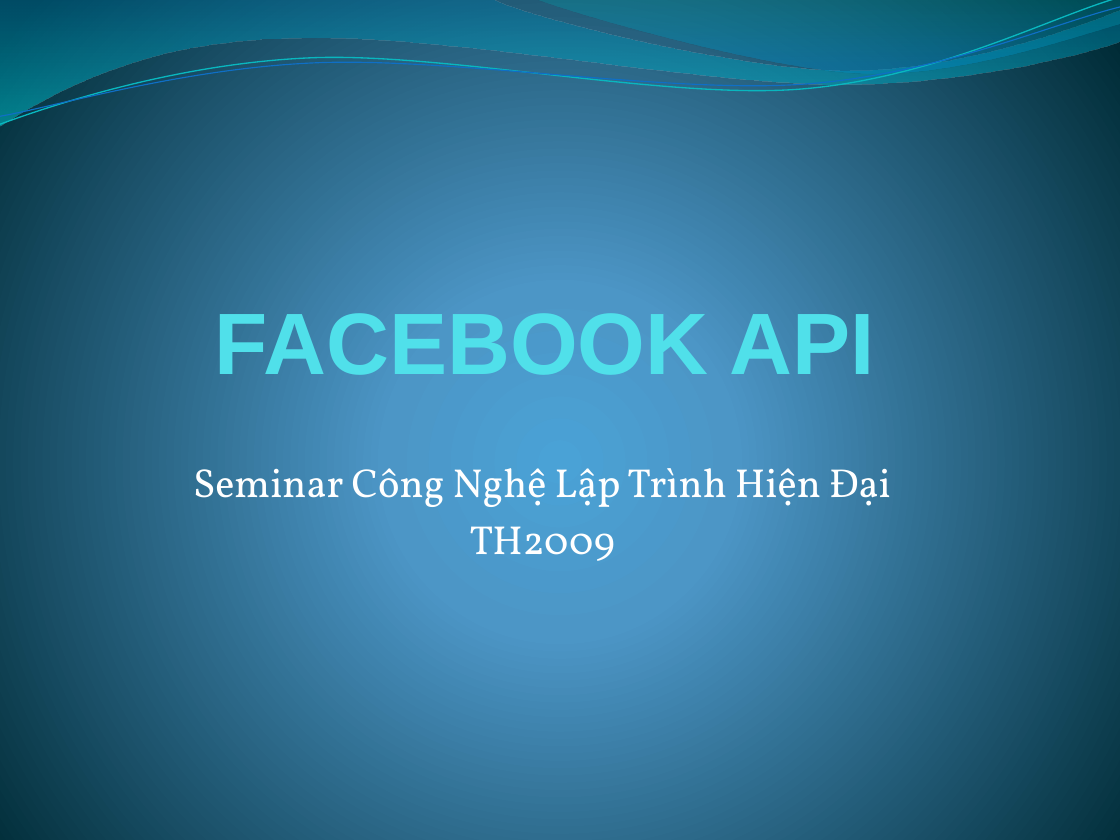
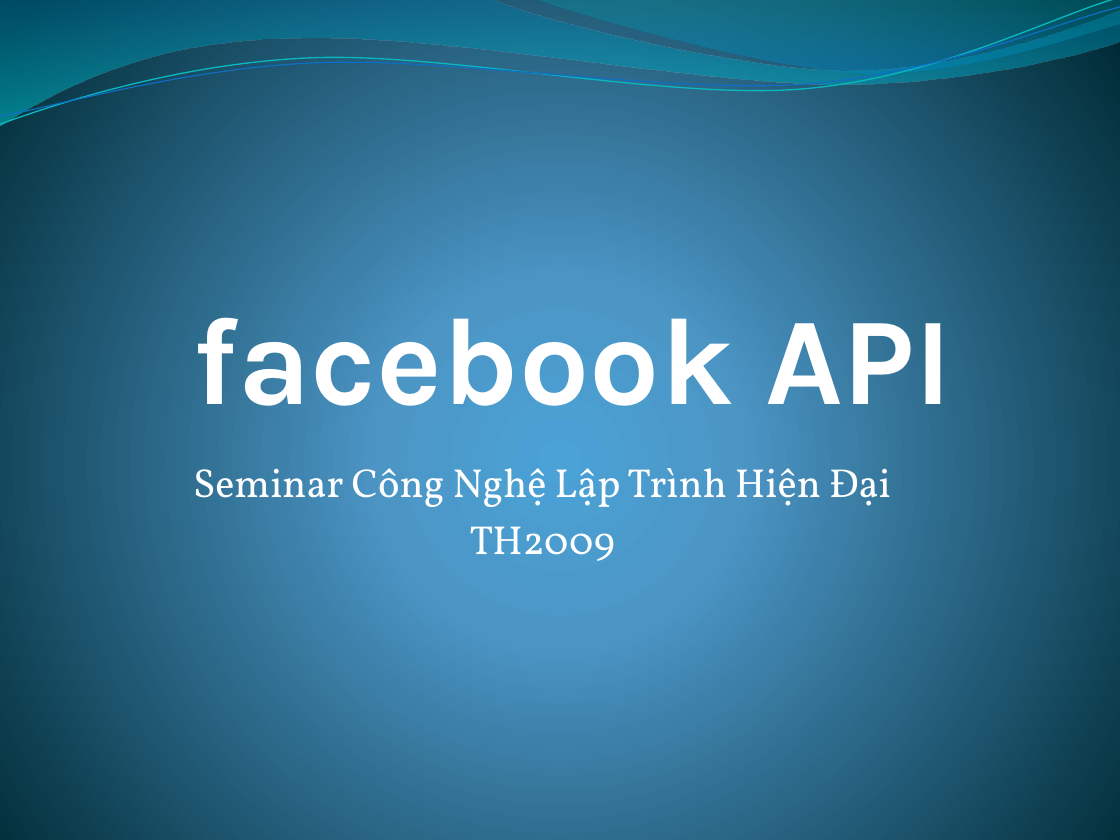
Before and after one commit to tuankit/web-api-project, a slide deck: slide 1 of 0912397_0912403_0912409_FacebookAPI_8.5/Slide/Facebook API.pptx. Drawn at 1120x840 pixels with LibreOffice and Linux fonts; fonts in the diff are those of the drawing. Boxes give left, top, right and bottom in pixels: in the first picture for what was removed or moved away, otherwise in the second. Text is boxed around its words. In the diff, an @@ line names an element or a change of style, - is before the commit and + after.

```diff
--- a/0912397_0912403_0912409_FacebookAPI_8.5/Slide/Facebook API.pptx
+++ b/0912397_0912403_0912409_FacebookAPI_8.5/Slide/Facebook API.pptx
@@ title at [193,292,953,433]: text changed; size 56 to 80 pt; font Arial to Karla; text colour #51E0EA to #FFFFFF @@
-FACEBOOK API
+facebook API
```
Also in this commit, not shown: 5 other slides changed, 2 other files.
